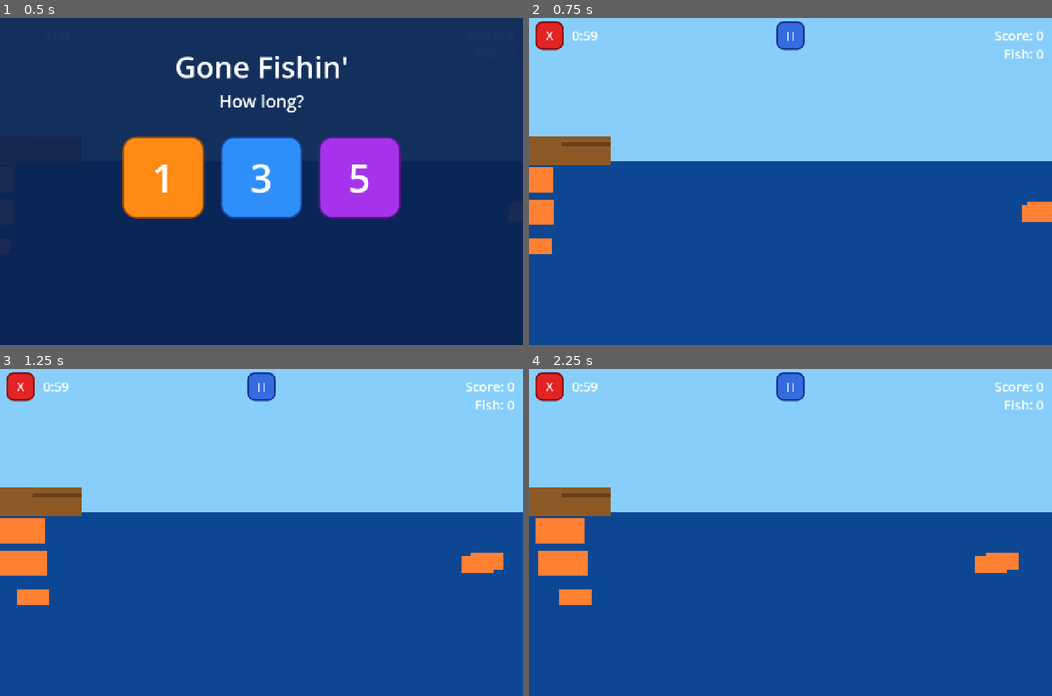
Above: before the commit, frames 1-4 (two rows, left to right).
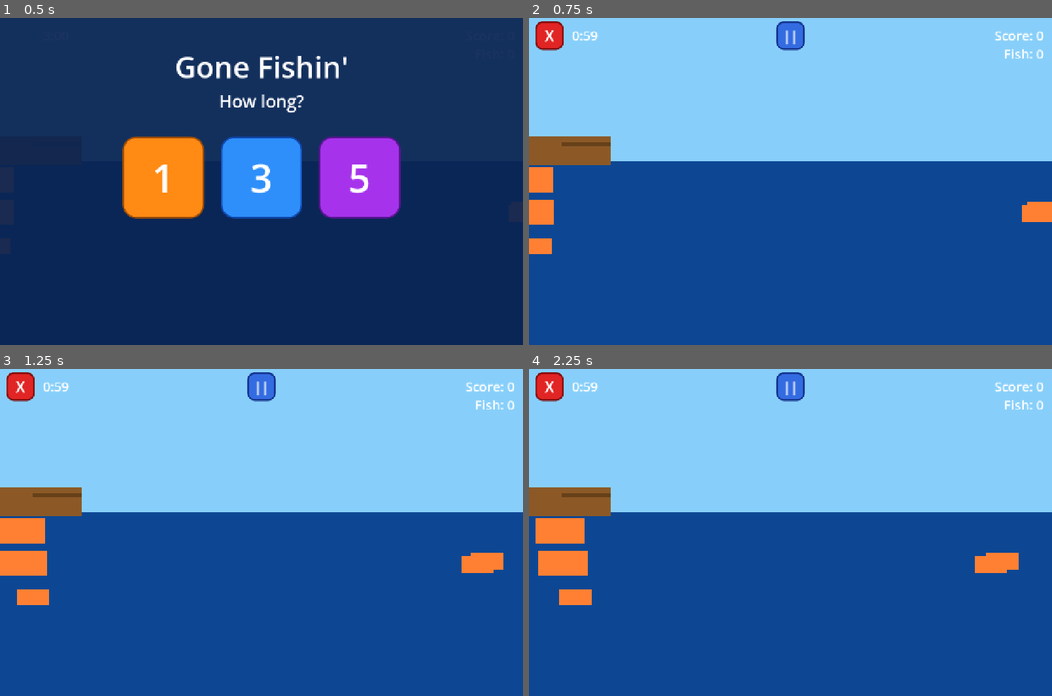
Above: after the commit, the same moments.

Repository: abroederdorf/Carters-Games
Game: Godot game, scene res://scenes/Game.tscn
Same seed, same stepped clock (60 frames per second), same inputs: the game is played once before the commit and once after it.
Inputs:
- Up to frame 1 (0.5 s): no input
- Up to frame 2 (0.75 s): click "1" at 0.5 s
- Up to frame 3 (1.25 s): no input
- Up to frame 4 (2.25 s): click "||" at 1.25 s; click "▶" at 2 s

Frame 1 is identical in both runs. In frame 2, less than 0.1% of the frame differs, in the area x 3-51%, y 3-8%; in frame 3, less than 0.1%; in frame 4, less than 0.1%.

Commit message:
Thicken X and || glyphs on HUD buttons
Increase font size (26→36 on X, 22→32 on ||) and add outline_size=3
with matching white outline color — renders as extra stroke weight,
making the characters appear bold without a custom font.

Co-Authored-By: Claude Sonnet 4.6 <noreply@anthropic.com>

Diff:
--- a/scenes/UI.tscn
+++ b/scenes/UI.tscn
@@ -286,8 +286,10 @@
 offset_right = 85.0
 offset_bottom = 78.0
 text = "X"
-theme_override_font_sizes/font_size = 26
-theme_override_colors/font_color = Color(1, 1, 1, 1)
+theme_override_font_sizes/font_size = 36
+theme_override_constants/outline_size = 3
+theme_override_colors/font_color = Color(1, 1, 1, 1)
+theme_override_colors/font_outline_color = Color(1, 1, 1, 1)
 theme_override_colors/font_hover_color = Color(1, 1, 1, 1)
 theme_override_colors/font_pressed_color = Color(1, 1, 1, 1)
 theme_override_styles/normal = SubResource("SBF_exit_n")
@@ -305,8 +307,10 @@
 offset_right = 35.0
 offset_bottom = 78.0
 text = "||"
-theme_override_font_sizes/font_size = 22
-theme_override_colors/font_color = Color(1, 1, 1, 1)
+theme_override_font_sizes/font_size = 32
+theme_override_constants/outline_size = 3
+theme_override_colors/font_color = Color(1, 1, 1, 1)
+theme_override_colors/font_outline_color = Color(1, 1, 1, 1)
 theme_override_colors/font_hover_color = Color(1, 1, 1, 1)
 theme_override_colors/font_pressed_color = Color(1, 1, 1, 1)
 theme_override_styles/normal = SubResource("SBF_pau_n")
